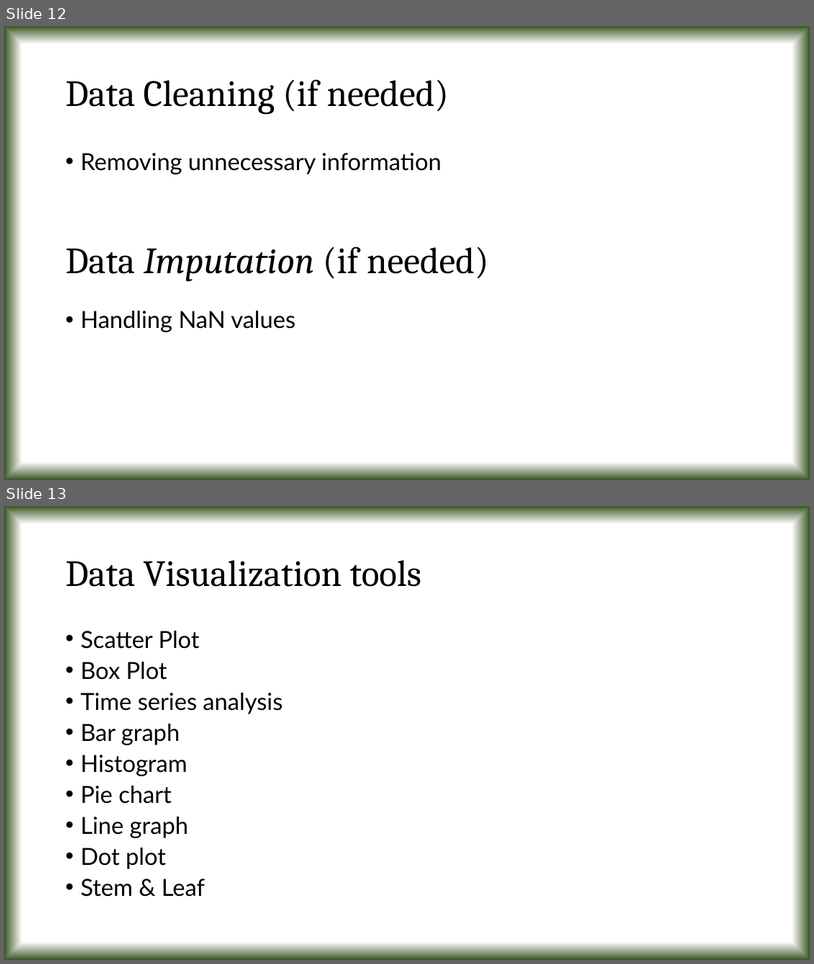
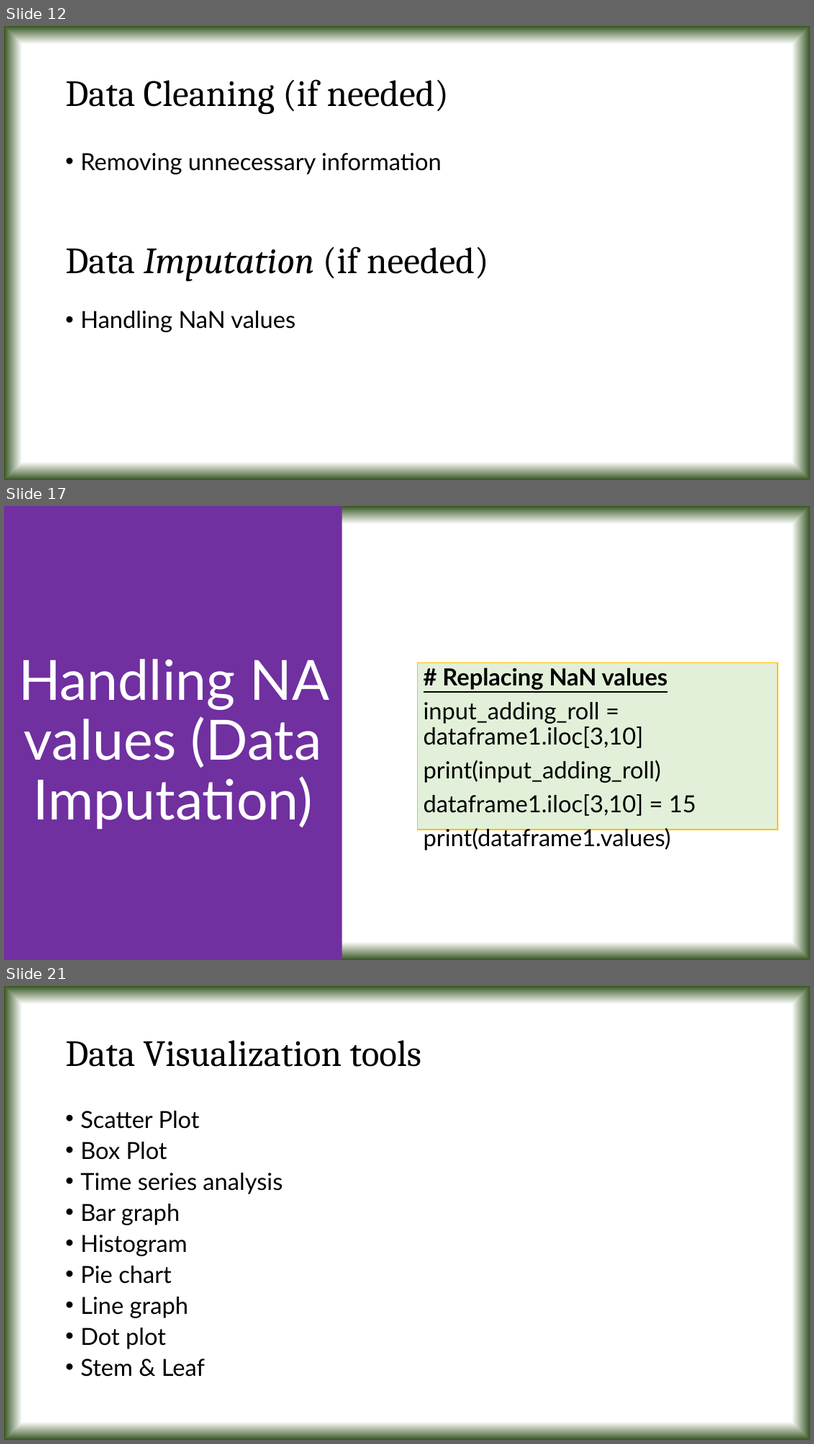
Before and after one commit to tanmoyie/Applied-Statistics, a slide deck: Projects & Dataset/Presentation on Python projects in Applied Statistics.pptx. Shown one above the other, each under a label of ours: slides 12 and 13 before the commit, slides 12, 17 and 21 after it; the slides between them are not shown. The pictures are 814x964 and 814x1444 pixels, drawn with LibreOffice and Linux fonts; fonts in the diff are those of the drawing. Boxes give left, top, right and bottom in pixels: in the first picture for what was removed or moved away, otherwise in the second. Text is boxed around its words. In the diff, an @@ line names an element or a change of style, - is before the commit and + after.

```diff
--- a/Projects & Dataset/Presentation on Python projects in Applied Statistics.pptx
+++ b/Projects & Dataset/Presentation on Python projects in Applied Statistics.pptx
@@ slide 17 added at (4,506,810,960), background gradient #FFFFFF to #385723 @@
@@ rectangle added at (4,506,342,960), fill #7030A0, 66 pt, text #FFFFFF @@
+Handling NA values (Data Imputation)
@@ text added at (418,663,778,830), fill #E2F0D9, outline #FFC000 1 pt, 28 pt, text #000000 @@
+# Replacing NaN values
+input_adding_roll = dataframe1.iloc[3,10]
+print(input_adding_roll)
+dataframe1.iloc[3,10] = 15
+print(dataframe1.values)
@@ what was slide 13 is now slide 21 @@
```
Also in this commit, not shown: 7 other slides added, 5 other files.
